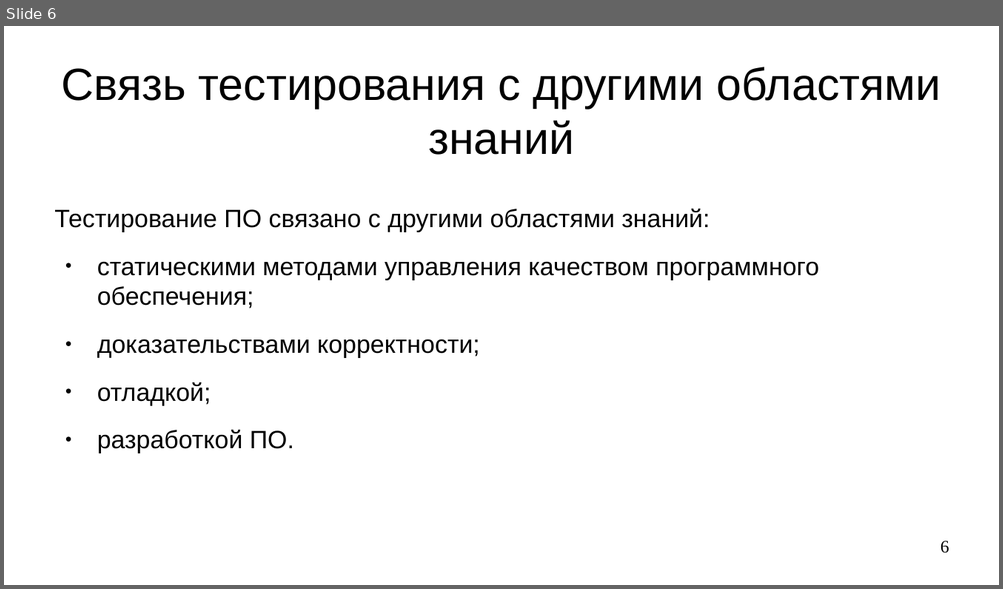
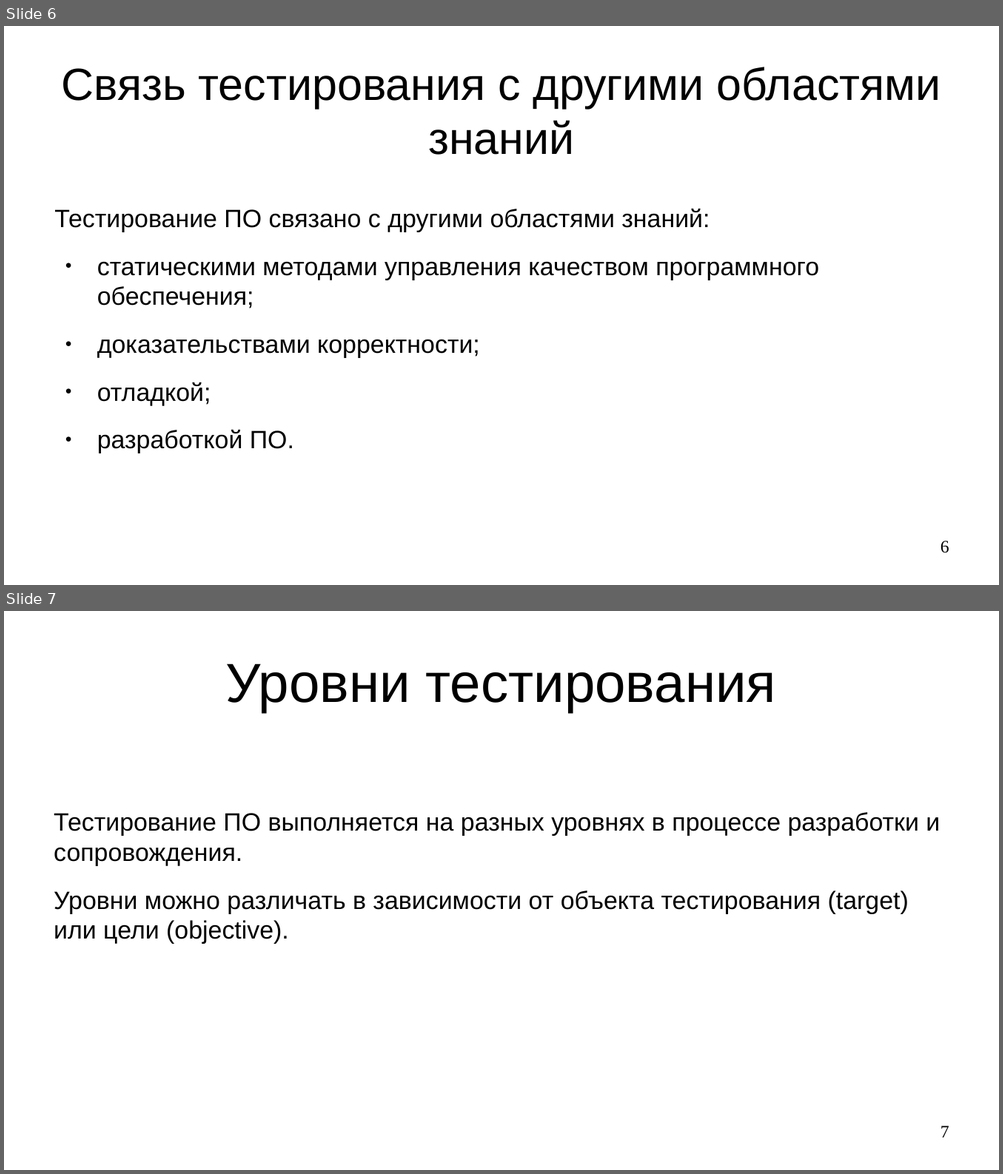
Before and after one commit to steelcraft/stud-lab, a slide deck: Лекции/CASWE01#L4.odp. Shown one above the other, each under a label of ours: slide 6 before the commit, slides 6 and 7 after it. The pictures are 1003x589 and 1003x1174 pixels, drawn with LibreOffice and Linux fonts; fonts in the diff are those of the drawing. Boxes give left, top, right and bottom in pixels: in the first picture for what was removed or moved away, otherwise in the second. Text is boxed around its words. In the diff, an @@ line names an element or a change of style, - is before the commit and + after.

Commit message:
Добавлен раздел "Уровни тестирования"

```diff
--- a/Лекции/CASWE01#L4.odp
+++ b/Лекции/CASWE01#L4.odp
@@ slide 7 added at bbox=[4, 611, 999, 1170], background #FFFFFF @@
@@ title added at bbox=[226, 664, 776, 712], 44 pt, text #000000 @@
+Уровни тестирования
@@ text added at bbox=[54, 812, 939, 944], 20 pt, text #000000 @@
+Тестирование ПО выполняется на разных уровнях в процессе разработки и сопровождения.
+Уровни можно различать в зависимости от объекта тестирования (target) или цели (objective).
@@ page number added at bbox=[940, 1126, 949, 1138], 14 pt, text #000000 @@
+7
```
Also in this commit, not shown: 2 other slides added.
